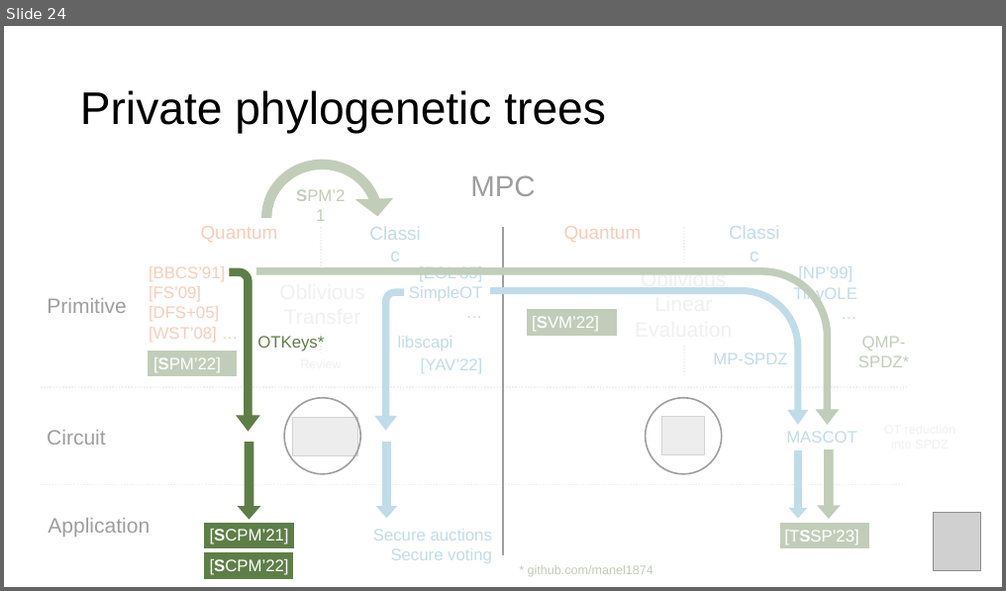
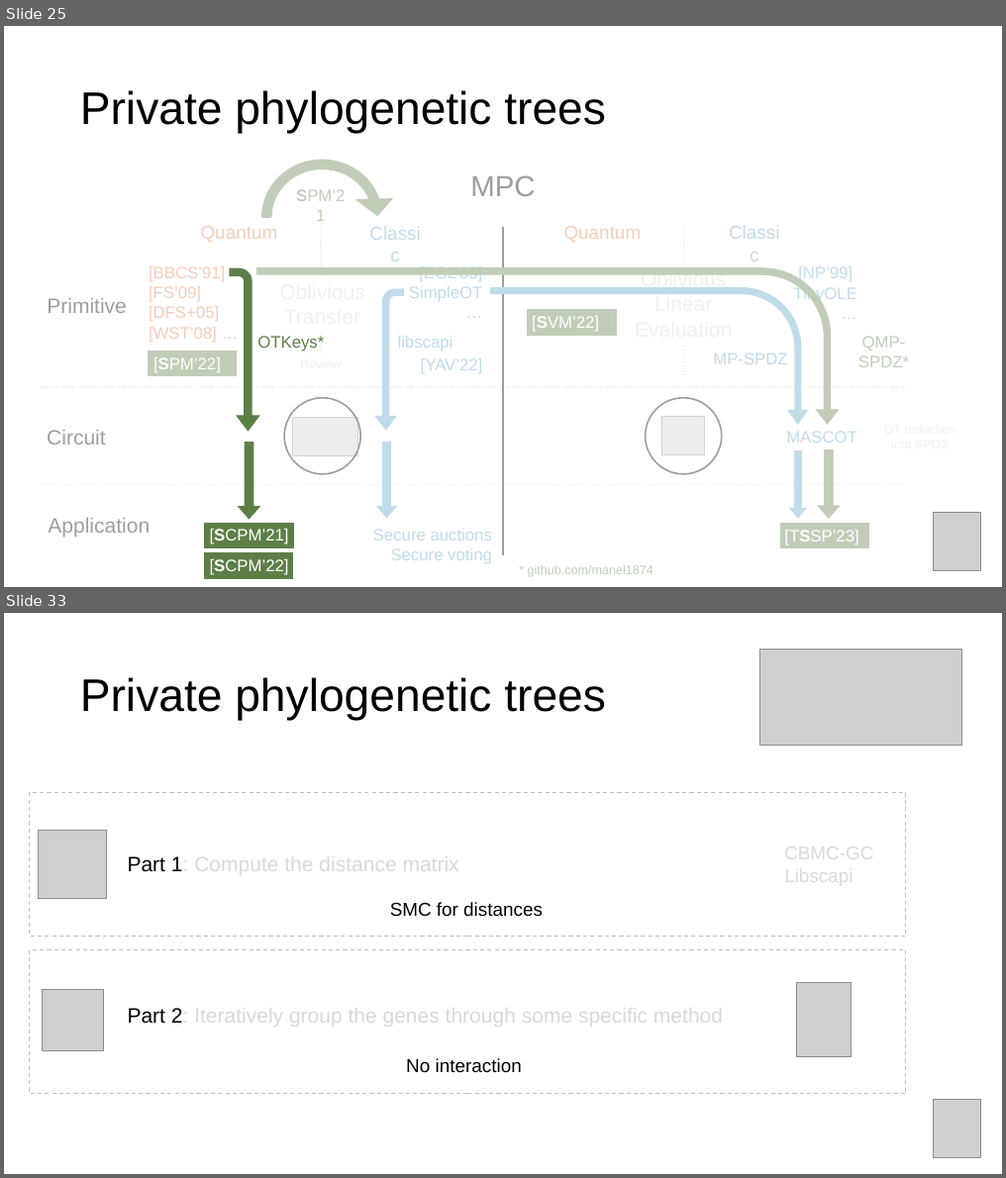
Before and after one commit to manel1874/PhD-thesis, a slide deck: thesis_defense/Thesis_presentation.pptx. Shown one above the other, each under a label of ours: slide 24 before the commit, slides 25 and 33 after it; the slides between them are not shown. The pictures are 1006x591 and 1006x1178 pixels, drawn with LibreOffice and Linux fonts; fonts in the diff are those of the drawing; grey boxes stand for pictures; background and template pictures are left out. Boxes give left, top, right and bottom in pixels: in the first picture for what was removed or moved away, otherwise in the second. Text is boxed around its words. In the diff, an @@ line names an element or a change of style, - is before the commit and + after.

```diff
--- a/thesis_defense/Thesis_presentation.pptx
+++ b/thesis_defense/Thesis_presentation.pptx
@@ slide 33 added at [4, 613, 1002, 1174], background #FFFFFF @@
@@ picture added at [760, 649, 961, 746] @@
@@ title added at [80, 677, 606, 721], 44 pt, text #000000 @@
+Private phylogenetic trees
@@ rectangle added at [30, 792, 906, 937], outline #BFBFBF 1 pt dashed @@
@@ picture added at [39, 830, 107, 898] @@
@@ text added at [784, 843, 873, 886], 18 pt, text #D9D9D9 @@
+CBMC-GC
+Libscapi
@@ text added at [128, 854, 723, 1028], 20 pt, text #D9D9D9 @@
+Part 1: Compute the distance matrix
+Part 2: Iteratively group the genes through some specific method
@@ text added at [390, 902, 543, 917], 18 pt, text #000000 @@
+SMC for distances
@@ rectangle added at [30, 951, 906, 1094], outline #BFBFBF 1 pt dashed @@
@@ picture added at [43, 989, 104, 1051] @@
@@ picture added at [797, 983, 850, 1058] @@
@@ text added at [406, 1059, 522, 1073], 18 pt, text #000000 @@
+No interaction
@@ picture added at [934, 1100, 982, 1157] @@
@@ what was slide 24 is now slide 25 @@
```
Also in this commit, not shown: 11 slides changed, 16 other slides added, 1 slide removed, 1 other file.
